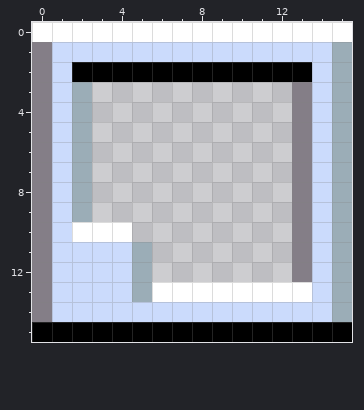
File history of a pixel-art file, content/textures/ability_background.ase. The first picture shows the starting point.
16x16 pixels, 1 frame.
Now the later version:
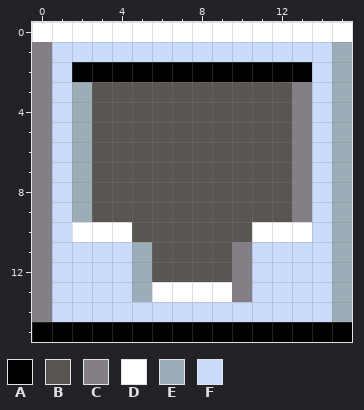
Palette (. is transparent): A #000000  B #595652  C #847e87  D #ffffff  E #9badb7  F #cbdbfc
Diff:
Colour B is added in rows 3 to 9 at x 3 to 12; in row 10 at x 5 to 10; in rows 11 to 12 at x 6 to 9.
Colour C is added in rows 11 to 12 at x 10.
Colour C replaces colour D in row 13 at x 10.
Colour D is added in row 10 at x 11 to 12.
Colour D replaces colour C in row 10 at x 13.
Colour F is added in rows 11 to 12 at x 11 to 12.
Colour F replaces colour C in rows 11 to 12 at x 13.
Colour F replaces colour D in row 13 at x 11 to 13.
Boxes around the changes in both pictures, in picture pixels (x1, y1, x2, y2):
changed: (92, 82, 312, 302)
